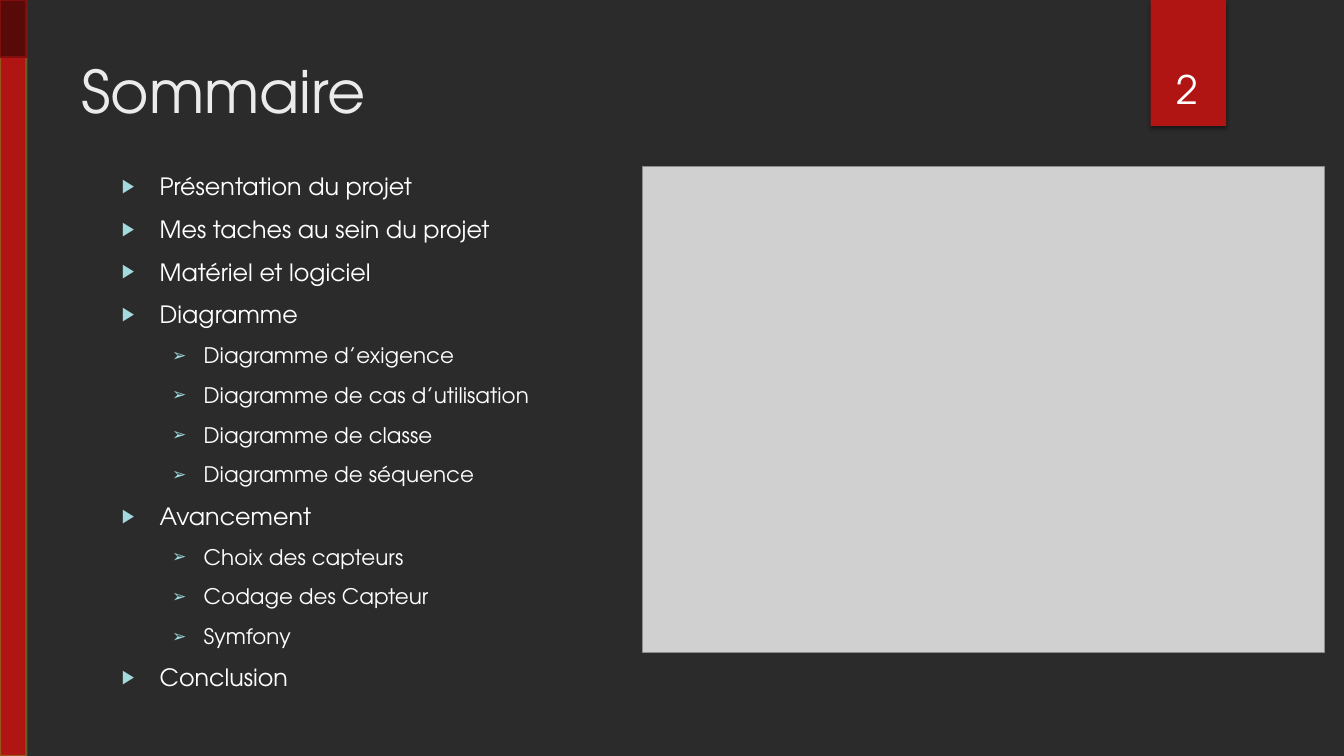
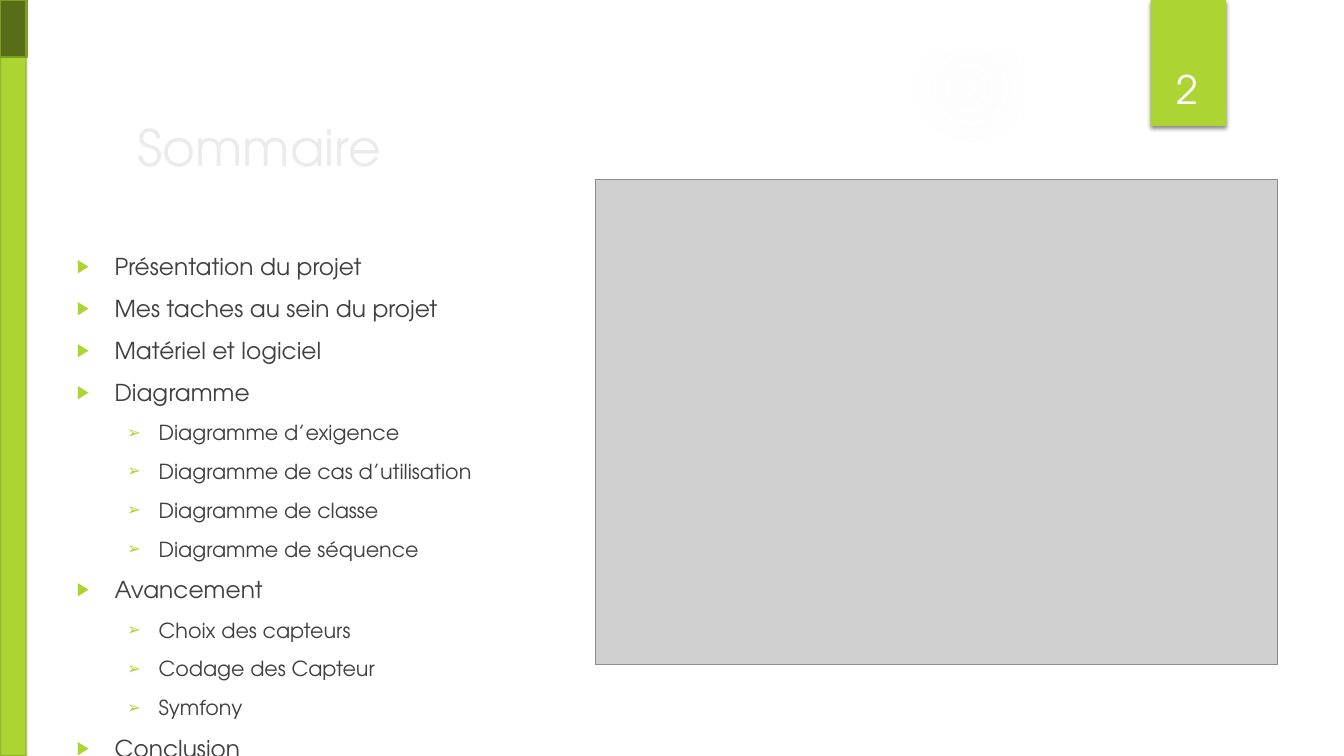
Before and after one commit to lucasminaud/projet_sfl5_serre_automatique, a slide deck: slide 2 of Partie personnelle Lucas MINAUD/revue/Projet SFL5 revue 2.pptx. Drawn at 1344x756 pixels with LibreOffice and Linux fonts; fonts in the diff are those of the drawing; grey boxes stand for pictures; background and template pictures are left out; a plain dark background stands for a picture behind light text. Boxes give left, top, right and bottom in pixels: in the first picture for what was removed or moved away, otherwise in the second. Text is boxed around its words. In the diff, an @@ line names an element or a change of style, - is before the commit and + after.

```diff
--- a/Partie personnelle Lucas MINAUD/revue/Projet SFL5 revue 2.pptx
+++ b/Partie personnelle Lucas MINAUD/revue/Projet SFL5 revue 2.pptx
@@ rectangle at <box>0,0,26,756</box>: fill #B01513 to #ACD433 @@
@@ group added at <box>0,0,1344,756</box>: 4 ellipses, 3 freeform shapes @@
@@ rectangle at <box>1,0,27,57</box>: fill #580A09 to #576D17; outline #82100E 1.5 pt to #7F9D26 1.5 pt @@
@@ rectangle at <box>1150,0,1226,126</box>: fill #B01513 to #ACD433 @@
@@ title "Sommaire": place and size @@
-title "Sommaire" at <box>81,69,365,114</box>
+title "Sommaire" at <box>127,107,1093,185</box>
@@ title "Sommaire" at <box>127,107,1093,185</box>: size 42 to 36 pt; vertical alignment top to middle @@
@@ picture: place and size @@
-picture at <box>642,167,1325,653</box>
+picture at <box>596,179,1278,665</box>
@@ text "Présentation du projet": place and size @@
-text "Présentation du projet" at <box>160,177,529,609</box>
+text "Présentation du projet" at <box>115,257,472,719</box>
@@ text "Présentation du projet" at <box>115,257,472,719</box>: size 17 to 16.6 pt in "Présentation du projet", "Mes taches au sein du projet", "Matériel et logiciel", "Diagramme" and 2 more places; text colour #FFFFFF to #404040; size 15.3 to 14.8 pt in "Diagramme d’exigence", "Diagramme de cas d’utilisation", "Diagramme de classe", "Diagramme de séquence" and 3 more places; bullet colour #A2DADE to #ACD433 @@
```
Also in this commit, not shown: 14 other slides changed.
